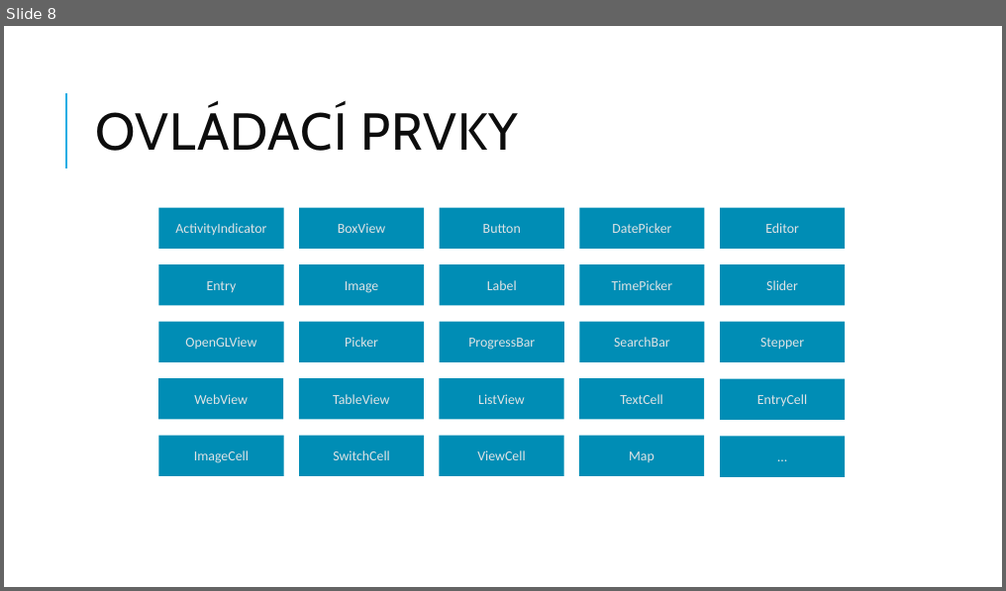
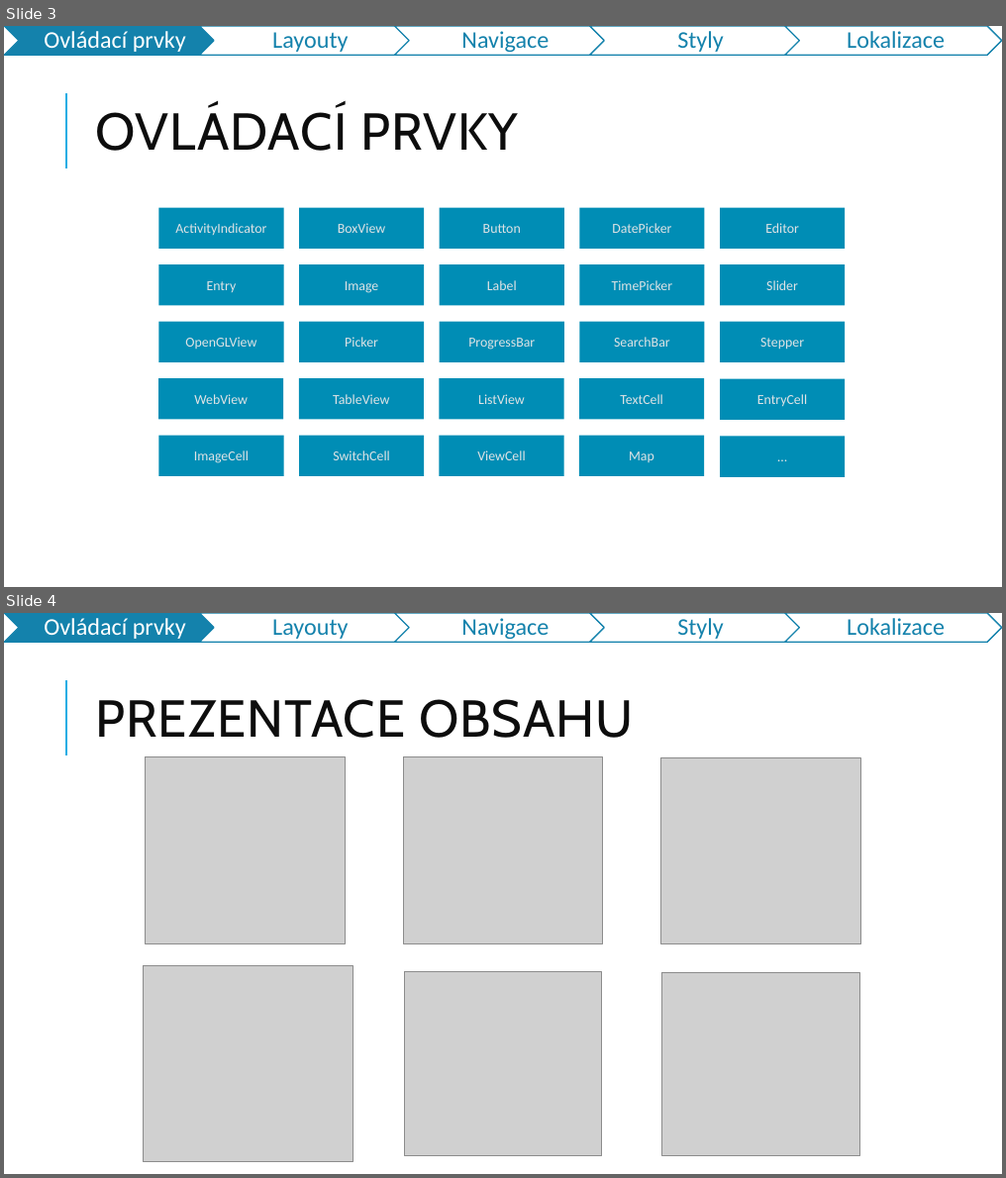
Before and after one commit to jasho/pv239-maui, a slide deck: 02_Design/PV239-Xamarin-02_Design.pptx. Shown one above the other, each under a label of ours: slide 8 before the commit, slides 3 and 4 after it. The pictures are 1006x591 and 1006x1178 pixels, drawn with LibreOffice and Linux fonts; fonts in the diff are those of the drawing; grey boxes stand for pictures. Boxes give left, top, right and bottom in pixels: in the first picture for what was removed or moved away, otherwise in the second. Text is boxed around its words. In the diff, an @@ line names an element or a change of style, - is before the commit and + after.

```diff
--- a/02_Design/PV239-Xamarin-02_Design.pptx
+++ b/02_Design/PV239-Xamarin-02_Design.pptx
@@ slide 4 added at (4, 613, 1002, 1174), background #FFFFFF; not listed: 1 template element that a slide beside it also shows @@
@@ group added at (4, 613, 1002, 642): 5 chevrons, 5 texts @@
+Ovládací prvky
+Layouty
+Navigace
+Styly
+Lokalizace
@@ title added at (95, 699, 634, 738), 50 pt, text #0D0D0D @@
+PREZENTACE OBSAHU
@@ picture added at (146, 758, 346, 944) @@
@@ picture added at (403, 758, 603, 944) @@
@@ picture added at (661, 758, 861, 944) @@
@@ picture added at (144, 965, 352, 1161) @@
@@ picture added at (405, 972, 602, 1157) @@
@@ picture added at (662, 972, 859, 1156) @@
@@ what was slide 8 is now slide 3 @@
@@ slide 3 changed as well @@
@@ group added at (4, 26, 1002, 55): 5 chevrons, 5 texts @@
+Ovládací prvky
+Layouty
+Navigace
+Styly
+Lokalizace
```
Also in this commit, not shown: 13 other slides changed, 12 other slides added, 1 slide removed.
